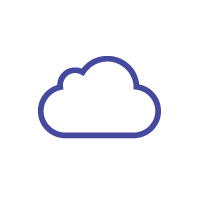
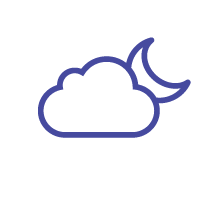
Layer changes from the first 200×200 image to the second:
hid "0" over [38, 56, 161, 139]
added layer "Layer 3" above "Layer 2" over [38, 37, 191, 138]
